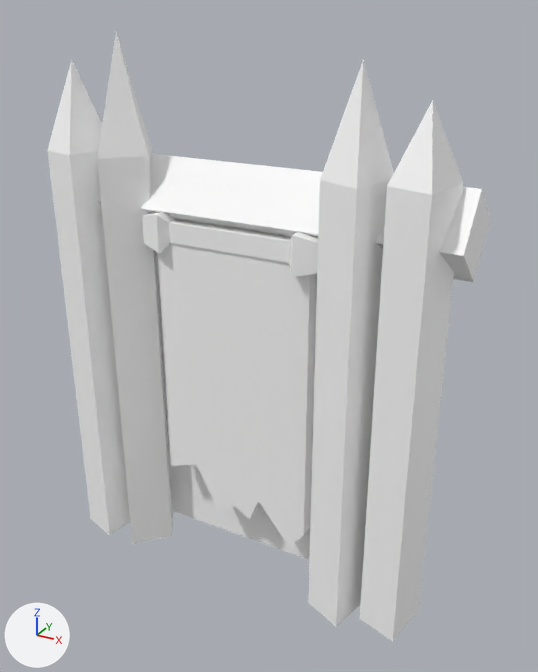
Before and after pictures for a commit that changed the glTF model assets/synty/simple_fantasy/models/SF_Bld_Goblin_Door_01.glb.
Rendered twice from a 50 mm camera at (0.0321, -0.0541, 0.0522) aimed at (0.0019, 0.0008, 0.0248). The lights are fixed; the arrows at lower left show +X, +Y and +Z.

Before the edit, the objects in view are built like this:
```python
mat_lambert1 = principled_material('lambert1')
mat_lambert1.base_color = (1.0, 1.0, 1.0)  # white #ffffff
mat_lambert1.roughness = 0.553
me_mesh = bpy.data.meshes.new('Mesh')
me_mesh.from_pydata(...)  # 111 vertices, 174 faces; spans x 0.5478..0.587, y -0.1664..-0.1559, z -0.0015..0.0491
me_mesh.materials.append(mat_lambert1)  # white #ffffff
ob_sf_bld_goblin_door_01 = bpy.data.objects.new('SF_Bld_Goblin_Door_01', me_mesh)
ob_sf_bld_goblin_door_01.location = (-0.5674, 0.1611, 0.0015)
```
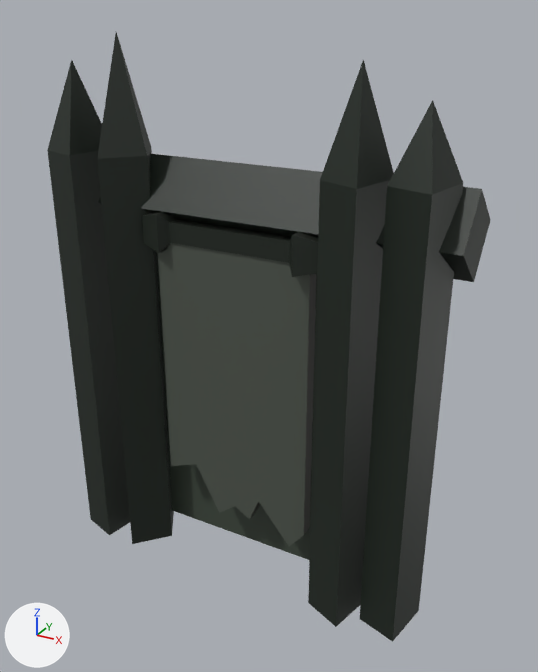
What the commit changed:
Picture 'Undead_Footman_01' (img_undead_footman_01) is new.
In material 'lambert1' (mat_lambert1), base_color is no longer (1.0, 1.0, 1.0), white #ffffff.
In material 'lambert1' (mat_lambert1), texture is now set to img_undead_footman_01.

Changed parts and their boxes (x1, y1, x2, y2) in the pictures (538 x 672 px):
'SF_Bld_Goblin_Door_01', surface changed: (47, 32, 490, 642) in both
